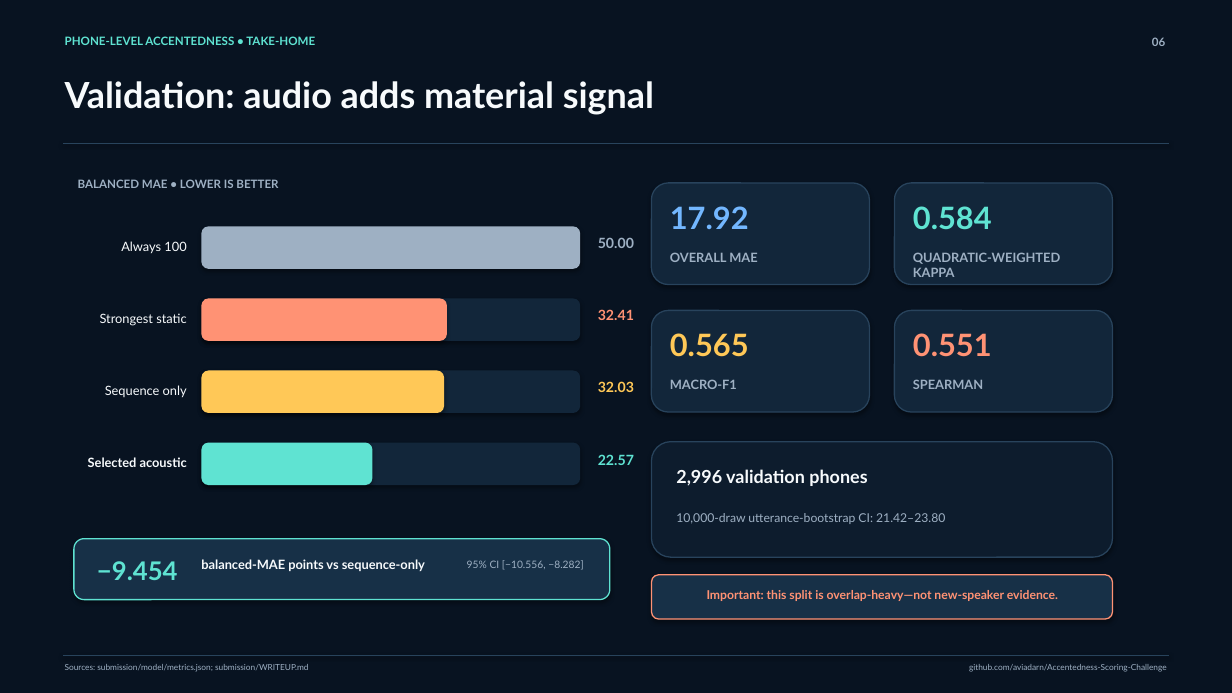
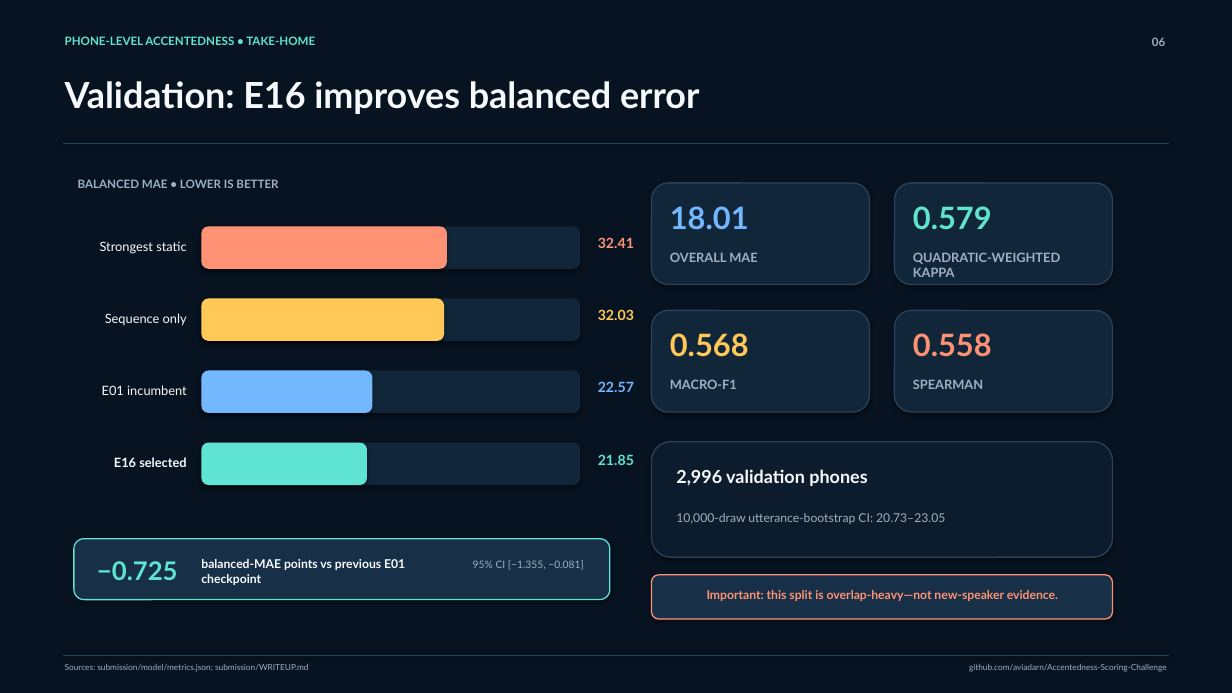
Before and after one commit to aviadarn/Accentedness-Scoring-Challenge, a slide deck: slide 6 of presentation/accentedness-scoring-challenge.pptx. Drawn at 1232x693 pixels with LibreOffice and Linux fonts; fonts in the diff are those of the drawing. Boxes give left, top, right and bottom in pixels: in the first picture for what was removed or moved away, otherwise in the second. Text is boxed around its words. In the diff, an @@ line names an element or a change of style, - is before the commit and + after.

```diff
--- a/presentation/accentedness-scoring-challenge.pptx
+++ b/presentation/accentedness-scoring-challenge.pptx
@@ text at bbox=[65, 81, 699, 114]: text changed @@
-Validation: audio adds material signal
+Validation: E16 improves balanced error
@@ text at bbox=[670, 206, 749, 230]: text changed @@
-17.92
+18.01
@@ text at bbox=[913, 206, 992, 230]: text changed @@
-0.584
+0.579
@@ rounded rectangle: place and size @@
-rounded rectangle at bbox=[201, 226, 580, 269]
+rounded rectangle at bbox=[201, 226, 447, 269]
@@ rounded rectangle at bbox=[201, 226, 447, 269]: fill #9EB0C3 to #FF9274 @@
@@ rounded rectangle added at bbox=[201, 226, 580, 269], fill #12263A @@
@@ text at bbox=[598, 237, 634, 248]: text changed; text colour #9EB0C3 to #FF9274 @@
-50.00
+32.41
@@ text removed at bbox=[121, 241, 186, 253] @@
-Always 100
@@ rounded rectangle at bbox=[201, 299, 445, 341]: fill #FF9274 to #FFC857 @@
@@ text at bbox=[598, 309, 634, 320]: text changed; text colour #FF9274 to #FFC857 @@
-32.41
+32.03
@@ text at bbox=[670, 333, 749, 357]: text changed @@
-0.565
+0.568
@@ text at bbox=[913, 333, 992, 357]: text changed @@
-0.551
+0.558
@@ text added at bbox=[102, 385, 187, 395], 10 pt, text #F7FAFC @@
+E01 incumbent
@@ rounded rectangle: place and size @@
-rounded rectangle at bbox=[201, 371, 445, 413]
+rounded rectangle at bbox=[201, 371, 372, 413]
@@ rounded rectangle at bbox=[201, 371, 372, 413]: fill #FFC857 to #73B7FF @@
@@ 3 texts: place and size @@
-3 texts at bbox=[100, 313, 634, 465]
+3 texts at bbox=[100, 241, 634, 392]
@@ text "22.57" at bbox=[598, 381, 634, 392]: text colour #5FE3D2 to #73B7FF @@
@@ text removed at bbox=[598, 381, 634, 392] @@
-32.03
@@ rounded rectangle: place and size @@
-rounded rectangle at bbox=[201, 443, 372, 485]
+rounded rectangle at bbox=[201, 443, 367, 485]
@@ text at bbox=[114, 457, 186, 467]: text changed @@
-Selected acoustic
+E16 selected
@@ text added at bbox=[598, 454, 634, 465], 11 pt, text #5FE3D2, bold @@
+21.85
@@ text at bbox=[676, 513, 945, 524]: text changed @@
-10,000-draw utterance-bootstrap CI: 21.42–23.80
+10,000-draw utterance-bootstrap CI: 20.73–23.05
@@ text at bbox=[97, 561, 178, 580]: text changed @@
-−9.454
+−0.725
@@ text at bbox=[201, 559, 405, 585]: text changed; size 10 to 9.5 pt @@
-balanced-MAE points vs sequence-only
+balanced-MAE points vs previous E01 checkpoint
@@ text at bbox=[473, 560, 583, 570]: text changed @@
-95% CI [−10.556, −8.282]
+95% CI [−1.355, −0.081]
```
Also in this commit, not shown: 5 other slides changed, 51 other files.
